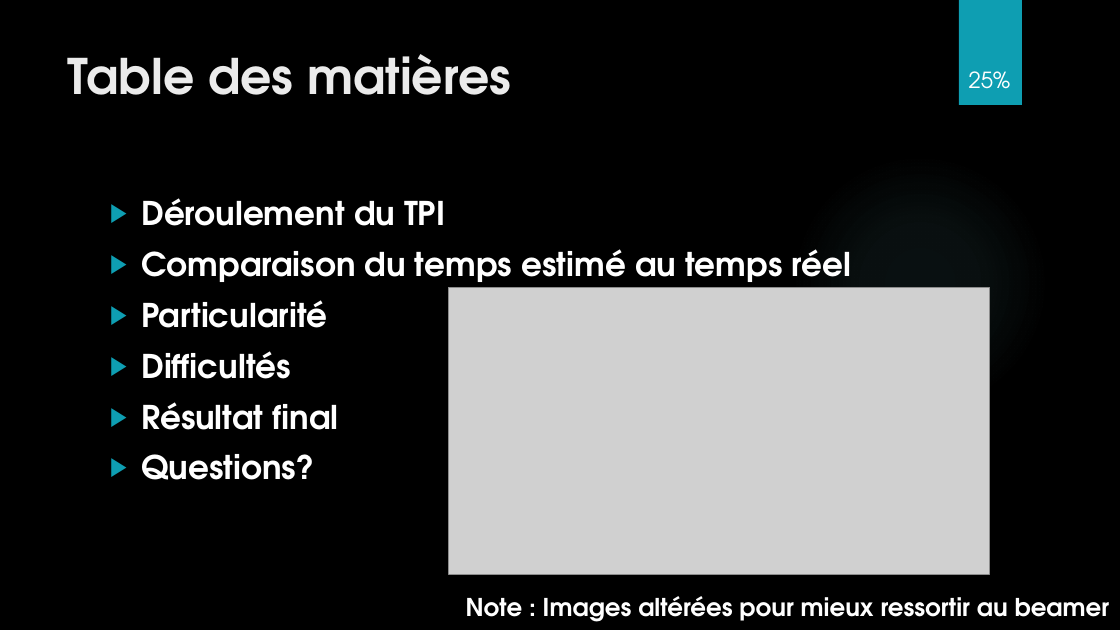
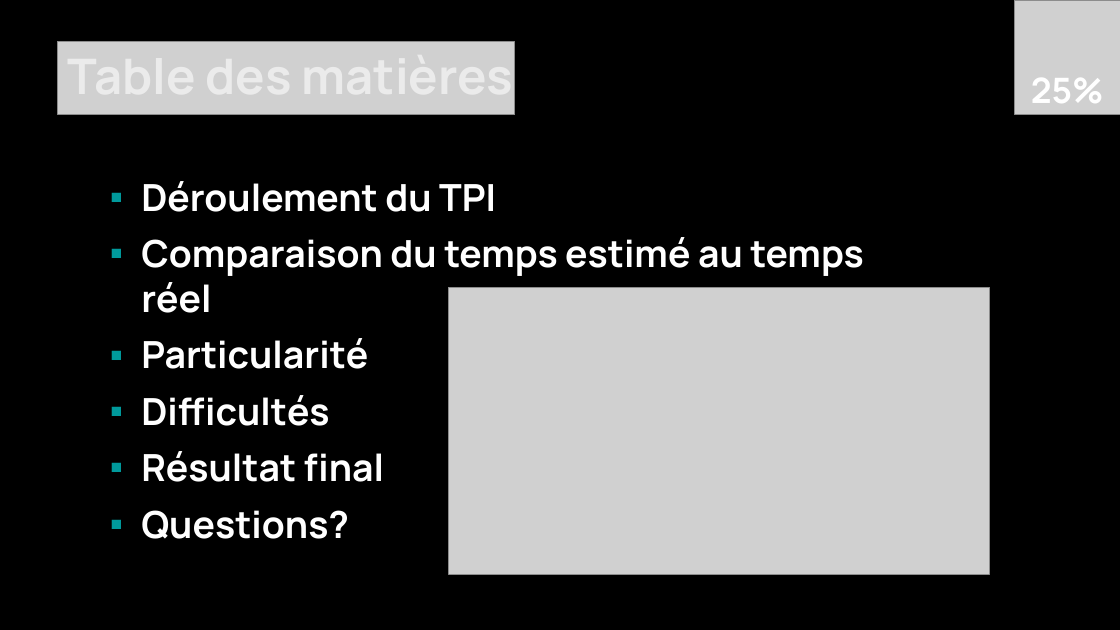
Before and after one commit to Daxank/TPI, a slide deck: slide 2 of TPI_Multiplix_presentation.pptx. Drawn at 1120x630 pixels with LibreOffice and Linux fonts; fonts in the diff are those of the drawing; grey boxes stand for pictures; background and template pictures are left out. Boxes give left, top, right and bottom in pixels: in the first picture for what was removed or moved away, otherwise in the second. Text is boxed around its words. In the diff, an @@ line names an element or a change of style, - is before the commit and + after.

```diff
--- a/TPI_Multiplix_presentation.pptx
+++ b/TPI_Multiplix_presentation.pptx
@@ rectangle removed at <box>959,0,1022,105</box> @@
@@ page number: place and size @@
-page number at <box>969,71,1011,89</box>
+page number at <box>1031,78,1104,103</box>
@@ page number at <box>1031,78,1104,103</box>: size 19 to 30 pt, font TeX Gyre Adventor to Manrope, bold on @@
@@ picture added at <box>1015,0,1120,115</box> @@
@@ picture added at <box>58,42,515,115</box> @@
@@ title "Table des matières" at <box>302,43,514,110</box>: font TeX Gyre Adventor to Manrope @@
@@ text "Déroulement du TPI": place and size @@
-text "Déroulement du TPI" at <box>141,198,851,480</box>
+text "Déroulement du TPI" at <box>141,181,863,539</box>
@@ text "Déroulement du TPI" at <box>141,181,863,539</box>: size 28 to 32 pt, font TeX Gyre Adventor to Manrope; bullet ▶ to ▪; bullet colour #0E9EB2 to #009A9C @@
@@ ellipse removed at <box>791,154,1049,413</box> @@
@@ text removed at <box>466,596,1110,622</box> @@
-Note : Images altérées pour mieux ressortir au beamer
```
Also in this commit, not shown: 7 other slides changed.
